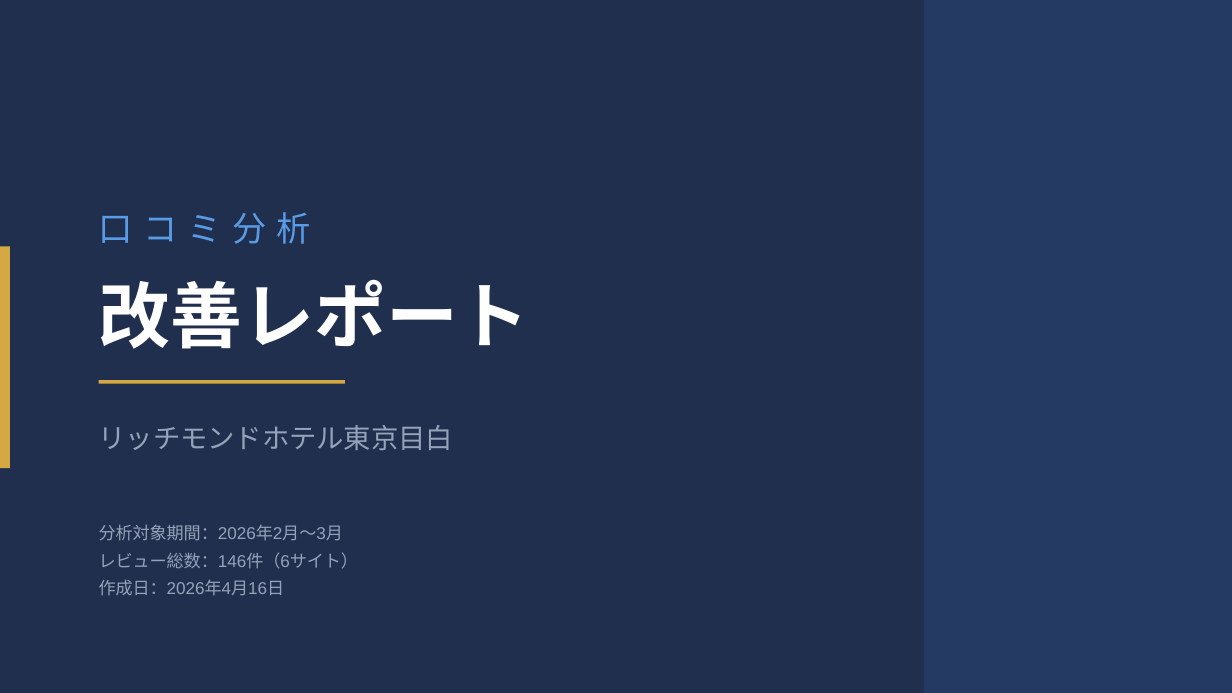
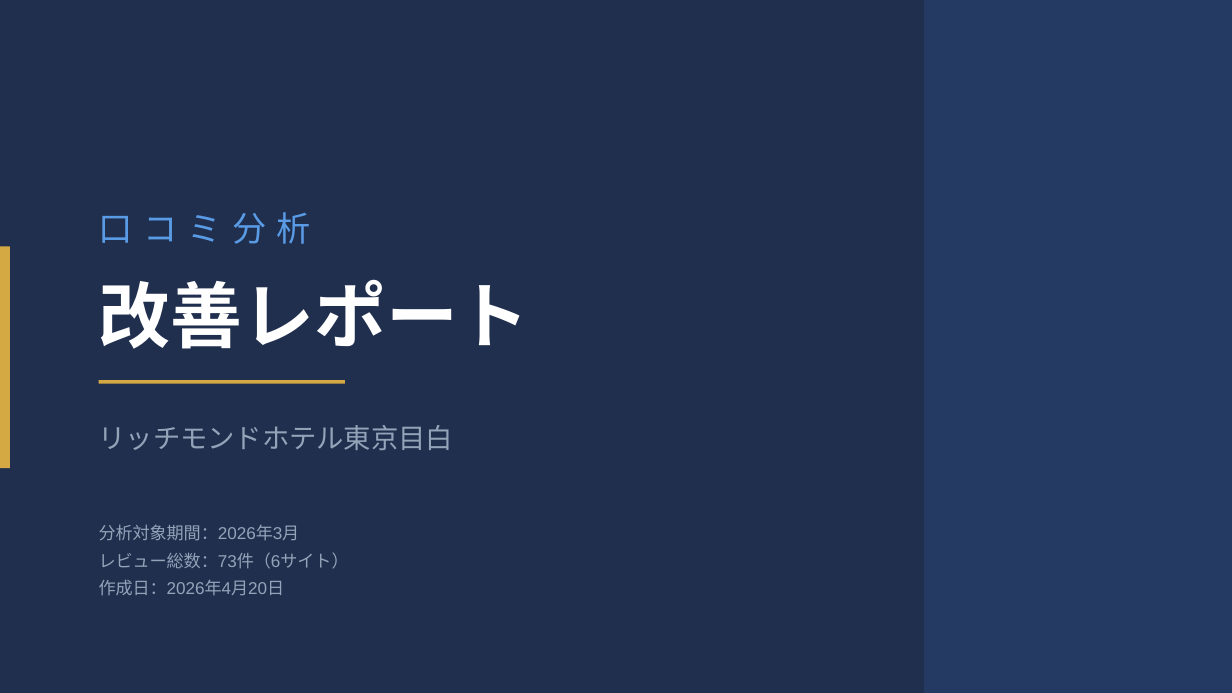
Before and after one commit to TAKAHASHIMITSUGU329/primechange-portal, a slide deck: slide 1 of 納品レポート/ホテル別レポート/richmond_mejiro_口コミ分析レポート.pptx. Drawn at 1232x693 pixels with LibreOffice and Linux fonts; fonts in the diff are those of the drawing. Boxes give left, top, right and bottom in pixels: in the first picture for what was removed or moved away, otherwise in the second. Text is boxed around its words. In the diff, an @@ line names an element or a change of style, - is before the commit and + after.

```diff
--- a/納品レポート/ホテル別レポート/richmond_mejiro_口コミ分析レポート.pptx
+++ b/納品レポート/ホテル別レポート/richmond_mejiro_口コミ分析レポート.pptx
@@ text at (x1=99, y1=525, x2=349, y2=595): text changed @@
-分析対象期間：2026年2月〜3月
-レビュー総数：146件（6サイト）
-作成日：2026年4月16日
+分析対象期間：2026年3月
+レビュー総数：73件（6サイト）
+作成日：2026年4月20日
```
Also in this commit, not shown: 7 other slides changed, 37 other files.
